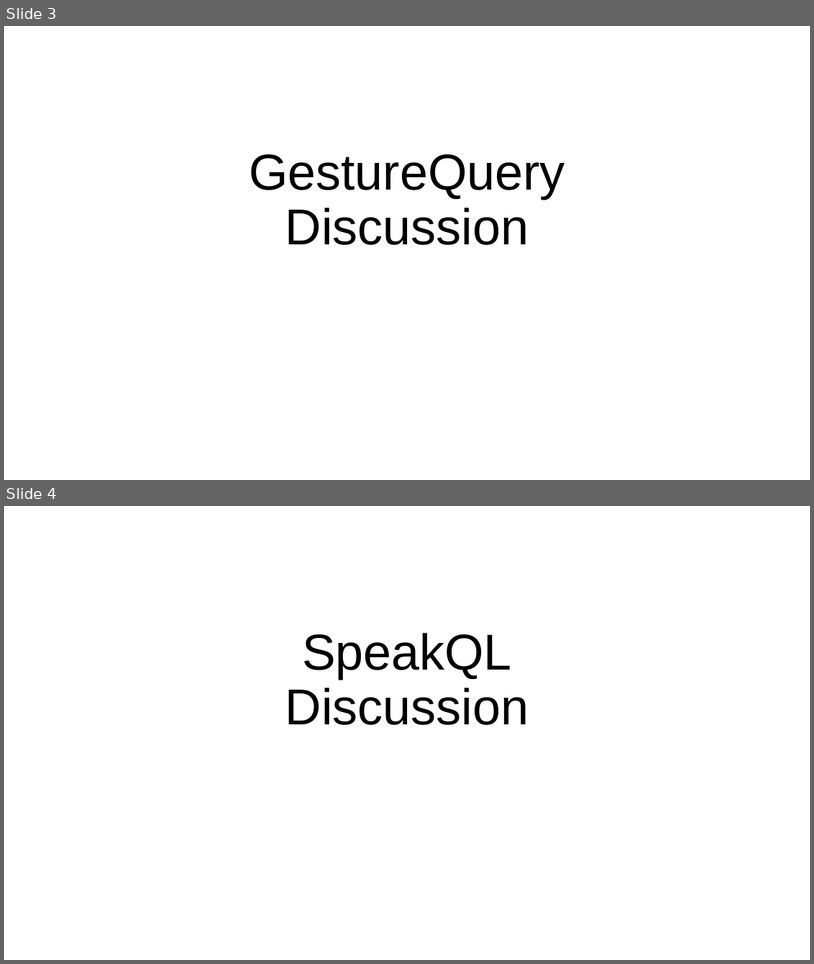
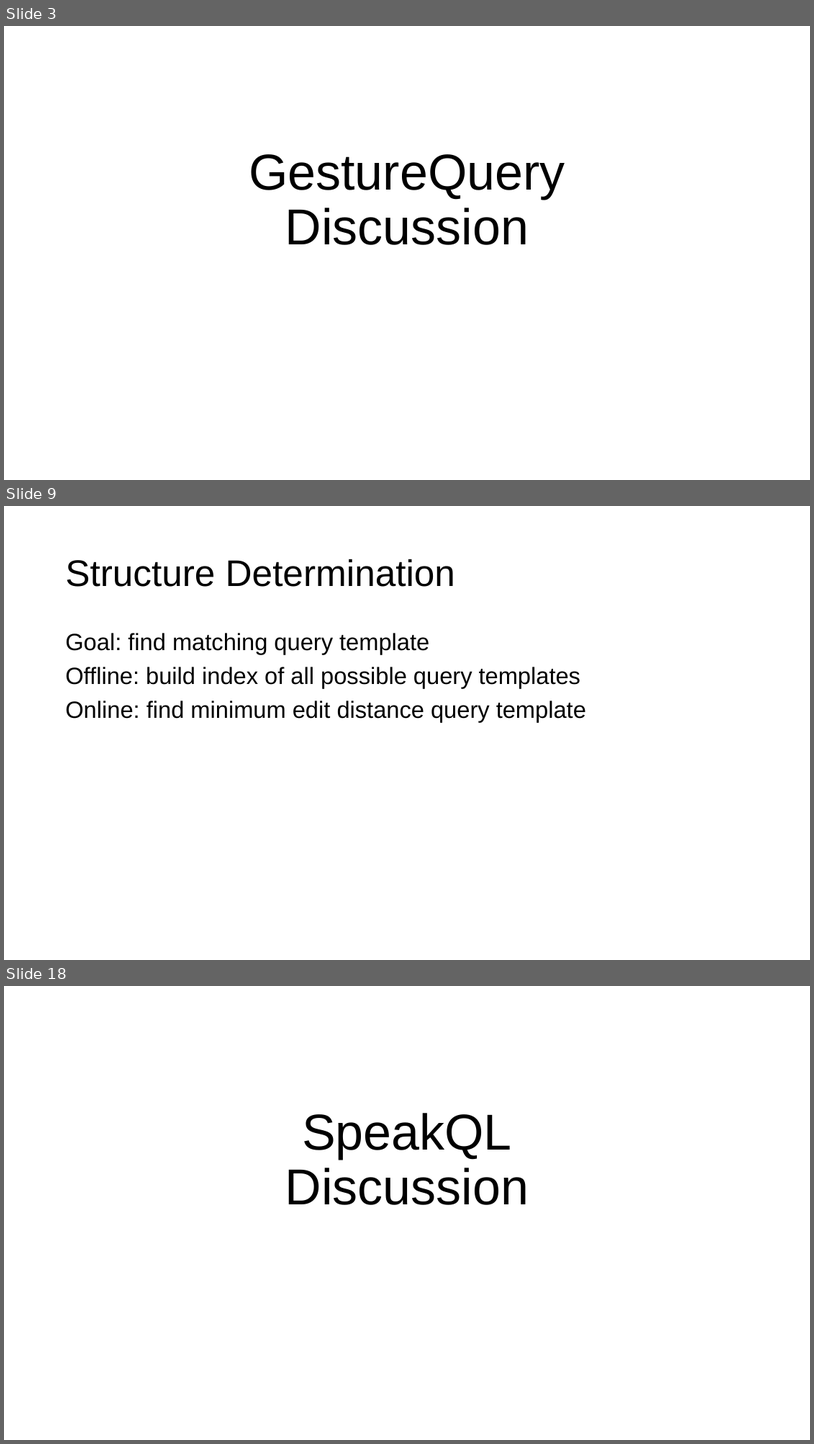
Before and after one commit to columbiaviz/columbiaviz.github.io, a slide deck: 2020s_w6998/lecs/08_modalities.pptx. Shown one above the other, each under a label of ours: slides 3 and 4 before the commit, slides 3, 9 and 18 after it; the slides between them are not shown. The pictures are 814x964 and 814x1444 pixels, drawn with LibreOffice and Linux fonts; fonts in the diff are those of the drawing. Boxes give left, top, right and bottom in pixels: in the first picture for what was removed or moved away, otherwise in the second. Text is boxed around its words. In the diff, an @@ line names an element or a change of style, - is before the commit and + after.

```diff
--- a/2020s_w6998/lecs/08_modalities.pptx
+++ b/2020s_w6998/lecs/08_modalities.pptx
@@ slide 9 added at box(4, 506, 810, 960), background #FFFFFF @@
@@ title added at box(65, 559, 455, 587), 44 pt, text #000000 @@
+Structure Determination
@@ text added at box(65, 633, 586, 721), 28 pt, text #000000 @@
+Goal: find matching query template
+Offline: build index of all possible query templates
+Online: find minimum edit distance query template
@@ what was slide 4 is now slide 18 @@
```
Also in this commit, not shown: 1 slide changed, 16 other slides added.
